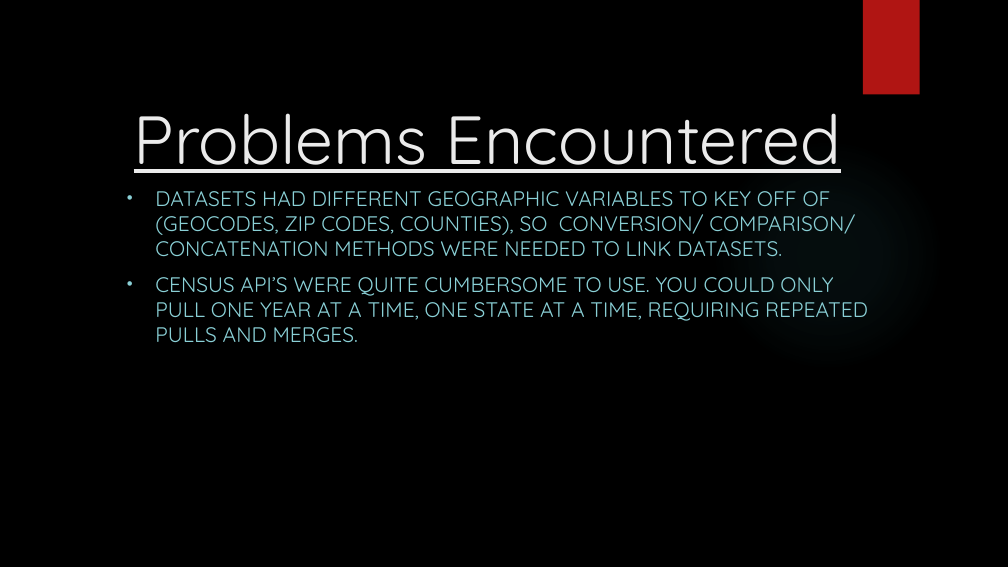
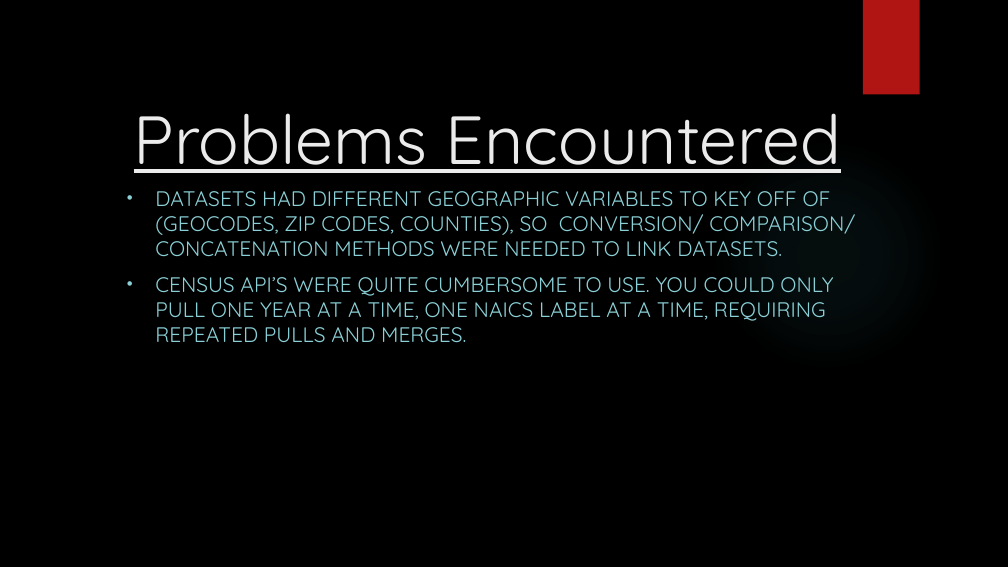
Before and after one commit to Falcon-d/Project-1-Broadband-Access, a slide deck: slide 5 of Project 1 Deck.pptx. Drawn at 1008x567 pixels with LibreOffice and Linux fonts; fonts in the diff are those of the drawing; background and template pictures are left out. Boxes give left, top, right and bottom in pixels: in the first picture for what was removed or moved away, otherwise in the second. Text is boxed around its words. In the diff, an @@ line names an element or a change of style, - is before the commit and + after.

```diff
--- a/Project 1 Deck.pptx
+++ b/Project 1 Deck.pptx
@@ subtitle at [155,277,833,342]: text changed @@
-• CENSUS API’S WERE QUITE CUMBERSOME TO USE. YOU COULD ONLY PULL ONE YEAR AT A TIME, ONE STATE AT A TIME, REQUIRING REPEATED PULLS AND MERGES.
+• CENSUS API’S WERE QUITE CUMBERSOME TO USE. YOU COULD ONLY PULL ONE YEAR AT A TIME, ONE NAICS LABEL AT A TIME, REQUIRING REPEATED PULLS AND MERGES.
```
Also in this commit, not shown: 11 other slides changed, 1 slide added, 32 other files.
